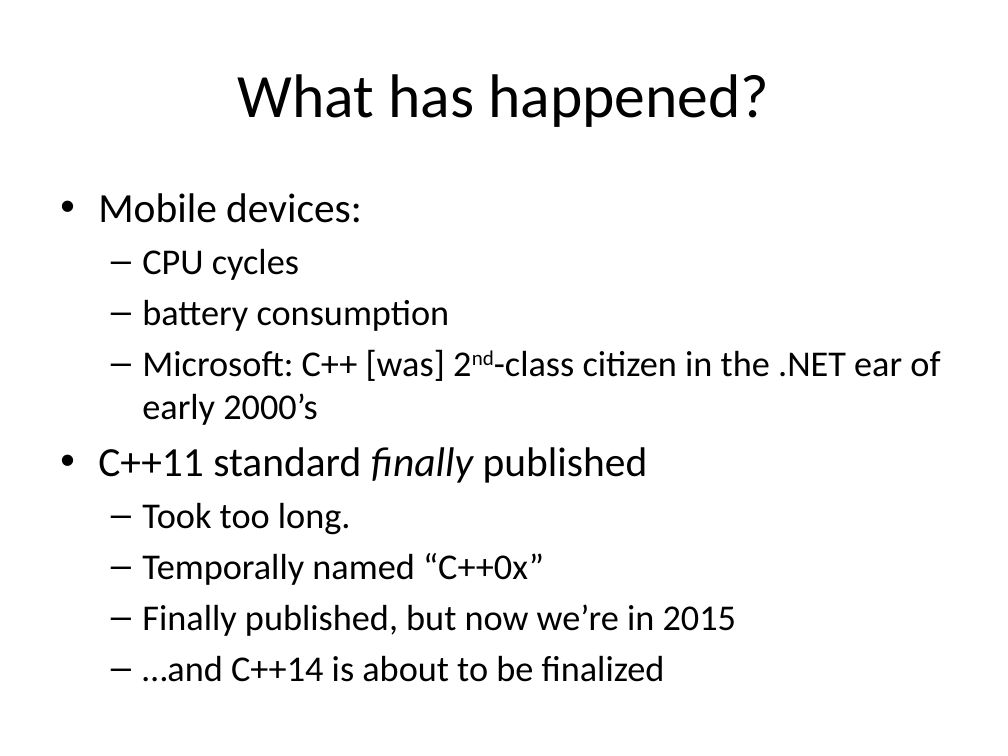
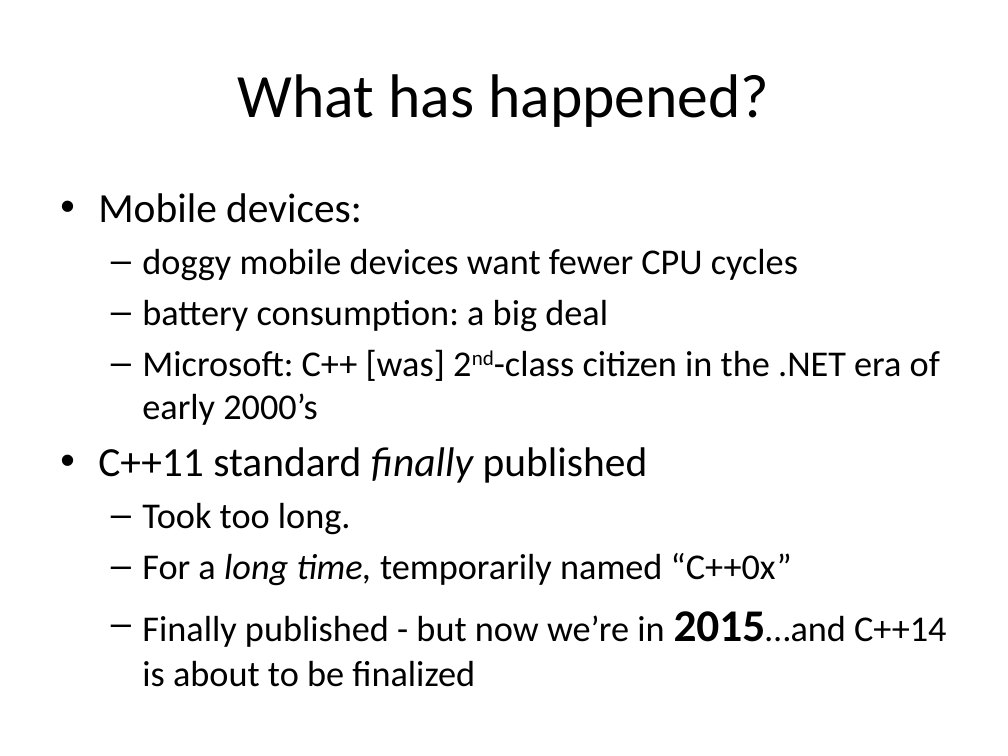
Before and after one commit to fellmad/FunWithCpp11, a slide deck: slide 7 of doc/Fun_with_C++11.pptx. Drawn at 1008x756 pixels with LibreOffice and Linux fonts; fonts in the diff are those of the drawing. Boxes give left, top, right and bottom in pixels: in the first picture for what was removed or moved away, otherwise in the second. Text is boxed around its words. In the diff, an @@ line names an element or a change of style, - is before the commit and + after.

```diff
--- a/doc/Fun_with_C++11.pptx
+++ b/doc/Fun_with_C++11.pptx
@@ text at <box>142,248,940,425</box>: text changed @@
-  – CPU cycles
-  – battery consumption
-  – Microsoft: C++ [was] 2nd-class citizen in the .NET ear of early 2000’s
+  – doggy mobile devices want fewer CPU cycles
+  – battery consumption: a big deal
+  – Microsoft: C++ [was] 2nd-class citizen in the .NET era of early 2000’s
@@ text at <box>142,553,946,687</box>: text changed @@
-  – Temporally named “C++0x”
-  – Finally published, but now we’re in 2015
-  – …and C++14 is about to be finalized
+  – For a long time, temporarily named “C++0x”
+  – Finally published - but now we’re in 2015…and C++14 is about to be finalized
```
Also in this commit, not shown: 7 other slides changed, 1 other file.
